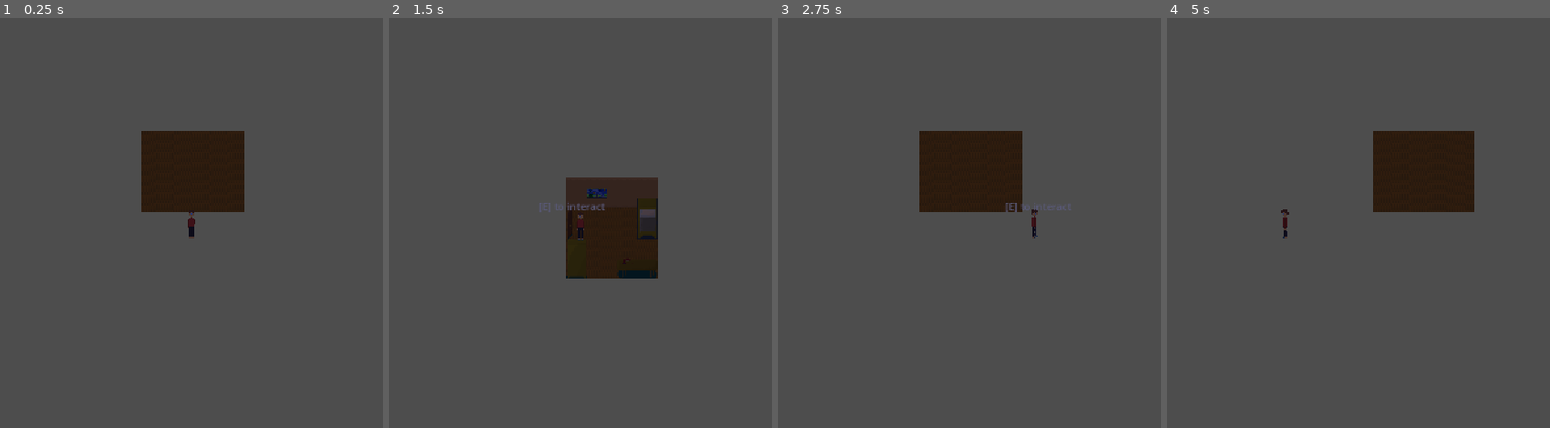
Above: before the commit, frames 1-4 (left to right).
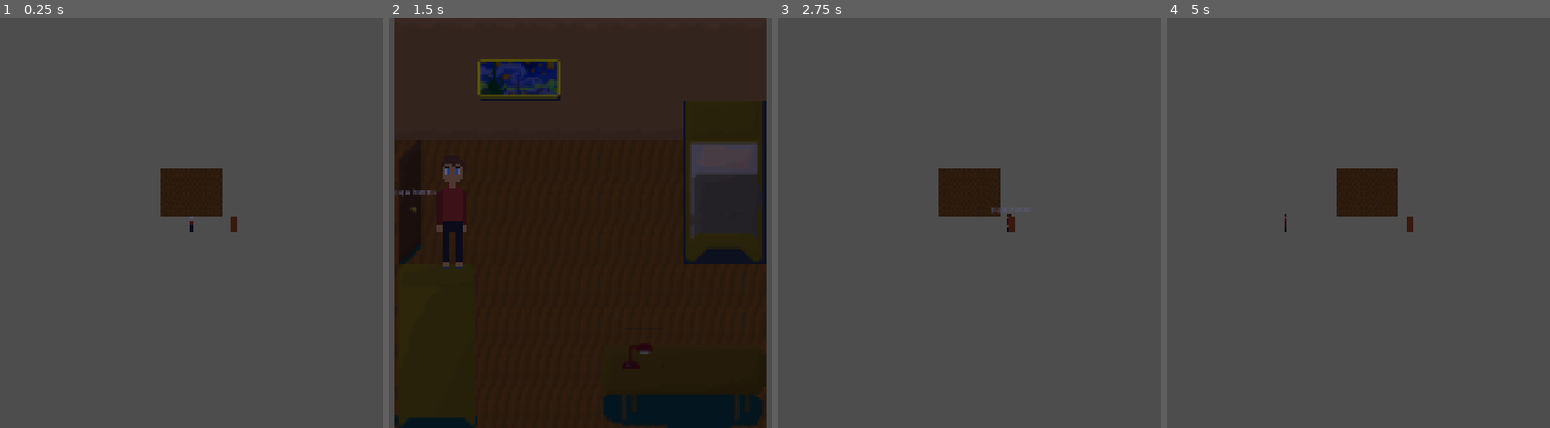
Above: after the commit, the same moments.

Repository: X-A-O-C/simmarket
Game: Godot game, scene res://scene/game.tscn
The game is run twice, just before and just after one commit, with the same random seed, the same clock (stepped at 60 frames per second) and the same inputs.
Inputs:
- Up to frame 1 (0.25 s): no input
- Up to frame 2 (1.5 s): tap Enter at 0.5 s; hold D (right) 0.53-1.28 s; hold E (interact) 0.53-1.28 s; hold S (down) from 1.28 s (still down); tap E (interact) at 1.35 s
- Up to frame 3 (2.75 s): release S (down) at 2.03 s; hold D (right) from 2.03 s (still down); hold E (interact) from 2.03 s (still down)
- Up to frame 4 (5 s): release D (right) at 2.78 s; release E (interact) at 2.78 s; hold W (up) 2.78-3.53 s; tap E (interact) at 2.85, 4.35 s; hold E (interact) 3.53-4.28 s; hold A (left) from 3.53 s (still down); tap Space at 4.25 s

The runs differ from the first frame. In frame 1, 3.9% of the frame differs, in the area x 36-64%, y 27-54%; in frame 2, 91%, in the area x 1-99%, y 0-100%; in frame 3, 4.0%; in frame 4, 5.9%.

Commit message:
zoom and lock camera in house; update text to fit to zoom; add rectangle for enter house from game scene

Diff:
--- a/supermarket/project.godot
+++ b/supermarket/project.godot
@@ -25,6 +25,8 @@
 
 [display]
 
+window/size/viewport_width=1920
+window/size/viewport_height=1080
 window/stretch/mode="canvas_items"
 window/stretch/aspect="expand"
 
--- a/supermarket/scene/game.tscn
+++ b/supermarket/scene/game.tscn
@@ -69,5 +69,12 @@
 color = Color(0.3529412, 0.3529412, 0.47843137, 1)
 
 [node name="SceneChange" parent="." unique_id=526981174 instance=ExtResource("3_xwcet")]
-position = Vector2(101, -2)
+position = Vector2(104, -4)
 target_scene = "uid://dhk6veiy41v20"
+
+[node name="ColorRect" type="ColorRect" parent="." unique_id=1719560409]
+offset_left = 102.0
+offset_top = -17.0
+offset_right = 116.0
+offset_bottom = 22.0
+color = Color(0.63639426, 0.28053412, 0.11813433, 1)
--- a/supermarket/scene/house.tscn
+++ b/supermarket/scene/house.tscn
@@ -1,6 +1,7 @@
 [gd_scene format=4 uid="uid://dhk6veiy41v20"]
 
 [ext_resource type="PackedScene" uid="uid://bk2l0q1p0phyp" path="res://scene/player.tscn" id="1_3bjdp"]
+[ext_resource type="Script" uid="uid://daf6bfpnj7amb" path="res://scripts/house.gd" id="1_g7cke"]
 [ext_resource type="Texture2D" uid="uid://d227df11qmfc4" path="res://image/tileset.png" id="2_52fq0"]
 [ext_resource type="Texture2D" uid="uid://01qke8q8v21y" path="res://image/assetsmini.png" id="2_qg36w"]
 [ext_resource type="Texture2D" uid="uid://itvqsmmecxkq" path="res://image/bed.png" id="3_52fq0"]
@@ -239,7 +240,8 @@
   pass
 "
 
-[node name="Node2D" type="Node2D" unique_id=941730340]
+[node name="House" type="Node2D" unique_id=941730340]
+script = ExtResource("1_g7cke")
 
 [node name="CanvasModulate" type="CanvasModulate" parent="." unique_id=776728638]
 color = Color(0.3529412, 0.3529412, 0.47843137, 1)
@@ -281,3 +283,5 @@
 
 [node name="Lamp" parent="--- interactable objects ---" unique_id=2124581148 instance=ExtResource("5_52fq0")]
 position = Vector2(32, -47)
+
+[node name="Camera2D" type="Camera2D" parent="." unique_id=1369120997]
--- /dev/null
+++ b/supermarket/scripts/house.gd
@@ -0,0 +1,22 @@
+extends Node2D
+
+@onready var camera: Camera2D = $Camera2D
+@onready var player: CharacterBody2D = $Player
+
+# Tiles are 16px; the tilemaps span x -4..4 and y -11..-2.
+const HOUSE_RECT := Rect2(-64, -176, 144, 160)
+
+func _ready() -> void:
+  var player_cam := player.get_node_or_null("Camera2D") as Camera2D
+  if player_cam:
+    player_cam.enabled = false
+
+  camera.position_smoothing_enabled = false
+  camera.global_position = HOUSE_RECT.get_center()
+  camera.zoom = _zoom_to_fit(HOUSE_RECT)
+  camera.make_current()
+
+func _zoom_to_fit(rect: Rect2) -> Vector2:
+  var vp: Vector2 = get_viewport_rect().size
+  var factor: float = minf(vp.x / rect.size.x, vp.y / rect.size.y)
+  return Vector2(factor, factor)
--- a/supermarket/scripts/interaction/interaction_manager.gd
+++ b/supermarket/scripts/interaction/interaction_manager.gd
@@ -4,6 +4,8 @@
 @onready var label = $Label
 
 const base_text = "[E] to "
+# How far above the object the label sits, in screen pixels (zoom-independent).
+const label_offset_px := 48.0
 
 var active_areas = []
 var can_interact = true
@@ -19,13 +21,25 @@
 func _process(_delta):
   if active_areas.size() > 0 && can_interact:
     active_areas.sort_custom(_sort_by_distance_to_player)
-    label.text = base_text + active_areas[0].action_name
-    label.global_position = active_areas[0].global_position
-    label.global_position.y -= 40
-    label.global_position.x -= label.size.x / 2
+    var area = active_areas[0]
+    label.text = base_text + area.action_name
+
+    # The label is positioned in world space, so the camera transform scales it
+    # along with everything else. Counter-scale by 1/zoom to pin it to a constant
+    # on-screen size, and convert the offsets from pixels back into world units.
+    var zoom: Vector2 = _camera_zoom()
+    label.scale = Vector2.ONE / zoom
+
+    label.global_position = area.global_position
+    label.global_position.y -= label_offset_px / zoom.y
+    label.global_position.x -= label.size.x * label.scale.x / 2
     label.show()
   else:
     label.hide()
+
+func _camera_zoom() -> Vector2:
+  var cam := get_viewport().get_camera_2d()
+  return cam.zoom if cam else Vector2.ONE
 
 func _sort_by_distance_to_player(area1, area2):
   var area1_to_player = player.global_position.distance_to(area1.global_position)
Not shown, added: supermarket/scripts/house.gd.uid
